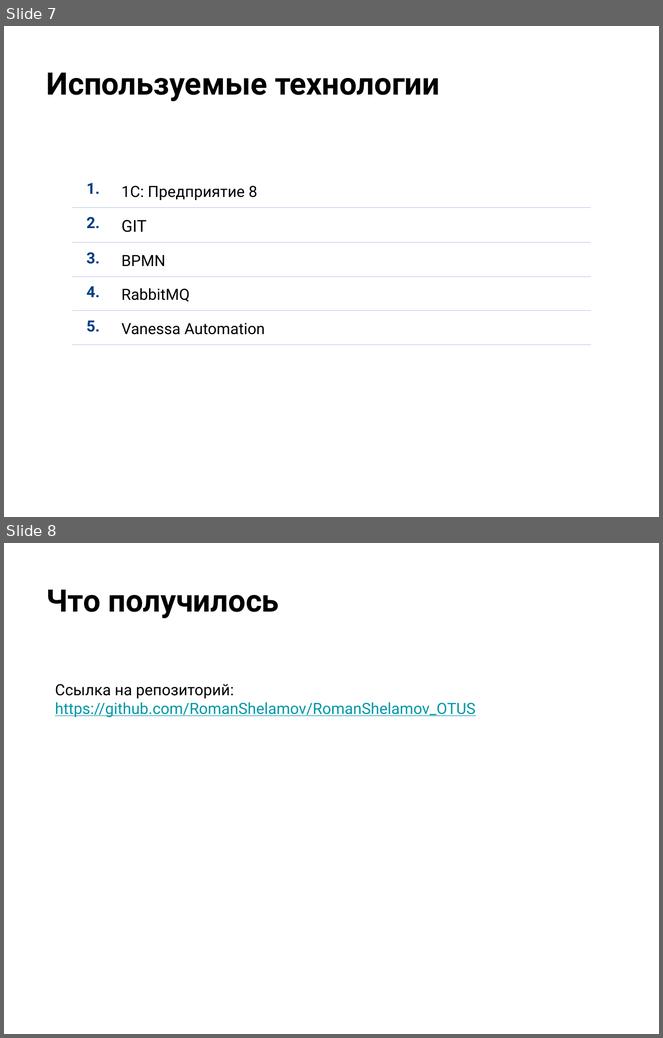
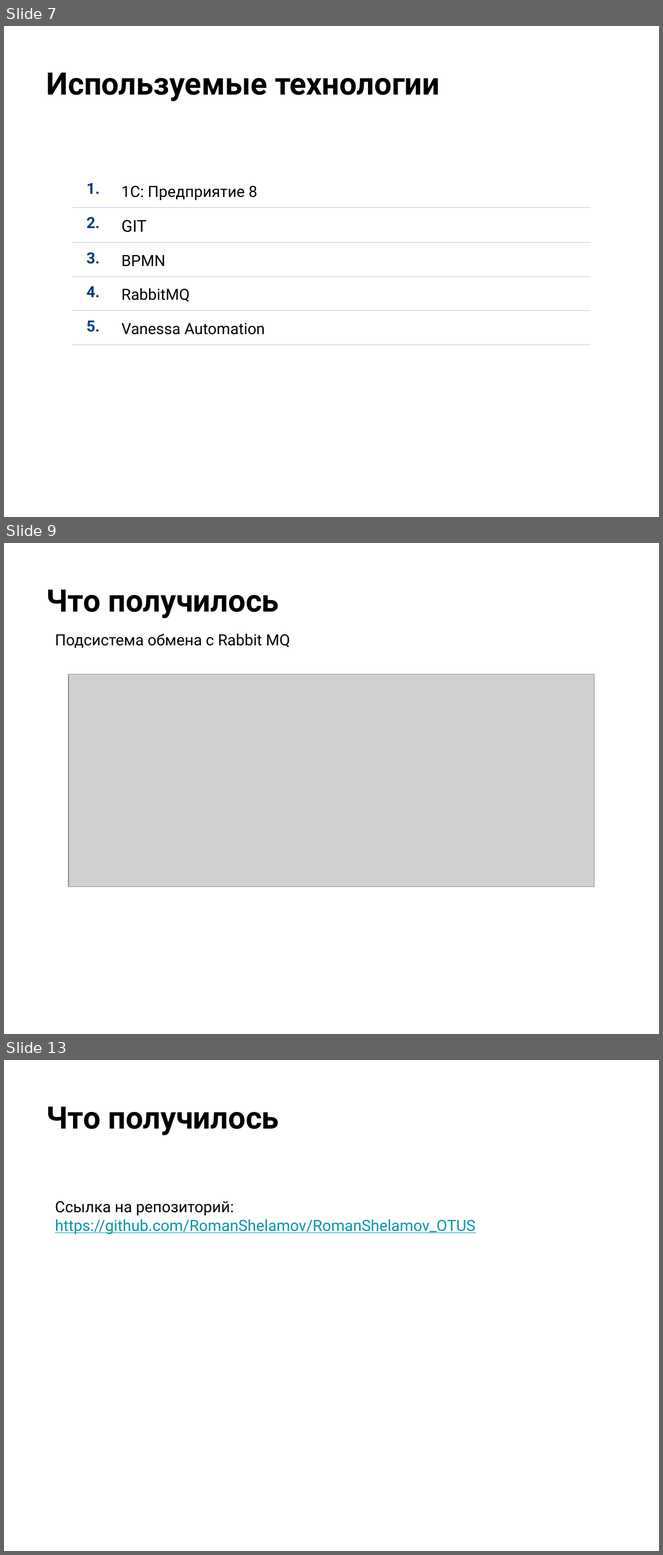
Before and after one commit to RomanShelamov/RomanShelamov_OTUS, a slide deck: doc/Presentation/Защита проекта_Шеламов Роман.pptx. Shown one above the other, each under a label of ours: slides 7 and 8 before the commit, slides 7, 9 and 13 after it; the slides between them are not shown. The pictures are 663x1038 and 663x1555 pixels, drawn with LibreOffice and Linux fonts; fonts in the diff are those of the drawing; grey boxes stand for pictures; background and template pictures are left out. Boxes give left, top, right and bottom in pixels: in the first picture for what was removed or moved away, otherwise in the second. Text is boxed around its words. In the diff, an @@ line names an element or a change of style, - is before the commit and + after.

```diff
--- a/doc/Presentation/Защита проекта_Шеламов Роман.pptx
+++ b/doc/Presentation/Защита проекта_Шеламов Роман.pptx
@@ slide 9 added at <box>4,543,659,1034</box>, background picture (left out) @@
@@ title added at <box>47,589,280,618</box>, 34 pt, text #000000, bold @@
+Что получилось
@@ text added at <box>55,633,290,648</box>, 17 pt, text #000000 @@
+Подсистема обмена с Rabbit MQ
@@ picture added at <box>68,674,594,887</box> @@
@@ what was slide 8 is now slide 13 @@
```
Also in this commit, not shown: 2 slides changed, 2 other slides added, 1 slide removed, 28 other files.
